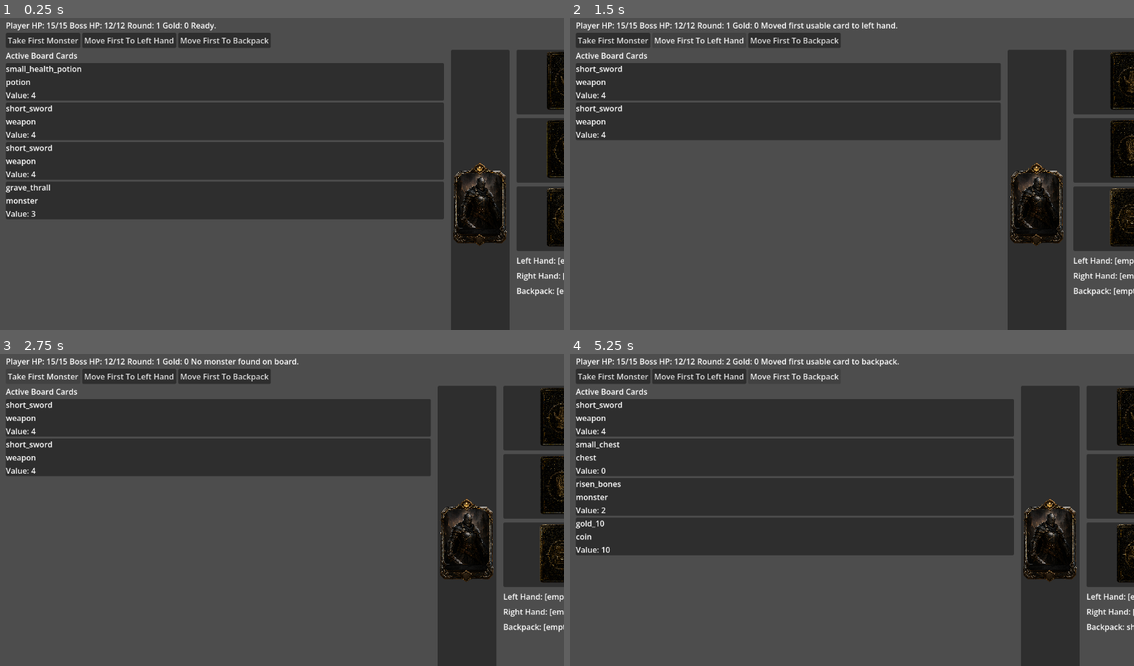
Above: before the commit, frames 1-4 (two rows, left to right).
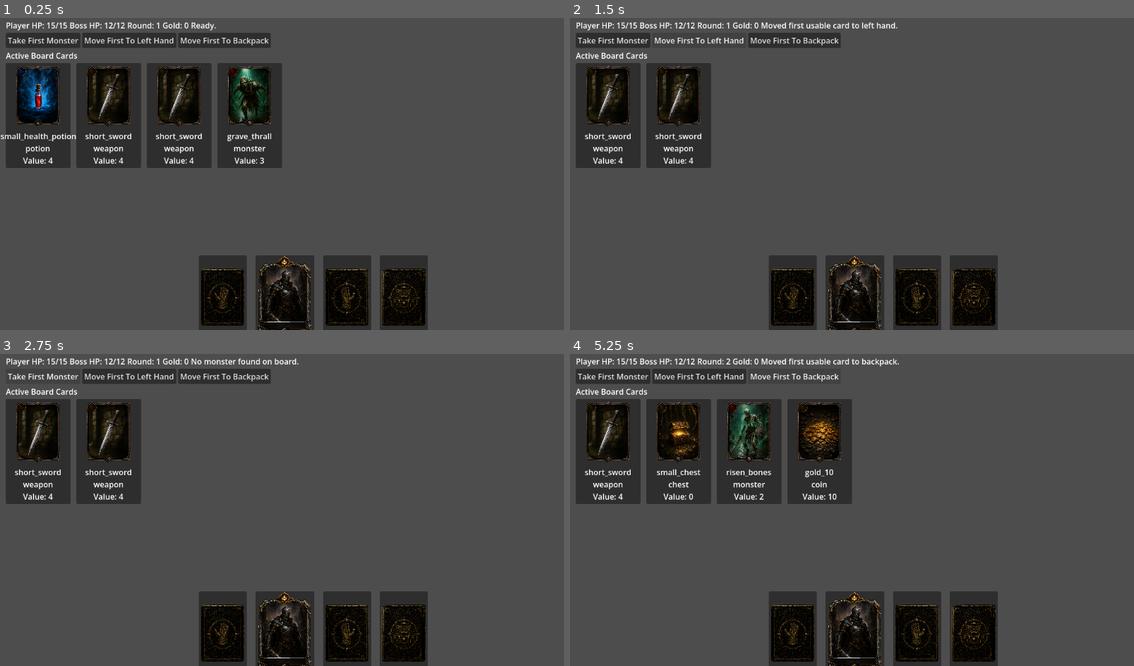
Above: after the commit, the same moments.

Repository: adamdyess81/TheSeventhShard
Game: Godot game, scene res://combat/combat_scene.tscn
Same seed, same stepped clock (60 frames per second), same inputs: the game is played once before the commit and once after it. The project has no main scene, so this scene is started directly.
Inputs:
- Up to frame 1 (0.25 s): no input
- Up to frame 2 (1.5 s): click "Take First Monster" at 0.5 s; click "Move First To Left Hand" at 1.25 s
- Up to frame 3 (2.75 s): click "Take First Monster" at 2 s
- Up to frame 4 (5.25 s): click "Move First To Left Hand" at 2.75 s; click "Take First Monster" at 3.5 s; click "Move First To Left Hand" at 4.25 s; click "Move First To Backpack" at 5 s

The runs differ from the first frame. In frame 1, 52% of the frame differs, in the area x 0-100%, y 10-100%; in frame 2, 42%; in frame 3, 42%; in frame 4, 52%.

Commit message:
Rework combat board layout and apply card art

Diff:
--- a/cards/CardView.gd
+++ b/cards/CardView.gd
@@ -1,21 +1,31 @@
 extends PanelContainer
+
+const CARD_ART_PATHS := {
+	"crypt_hound": "res://art/cards/Crypt Hound.png",
+	"grave_thrall": "res://art/cards/Grave Thrall.png",
+	"large_health_potion": "res://art/cards/Large Healing Potion.png",
+	"gold_10": "res://art/cards/Coins.png",
+	"risen_bones": "res://art/cards/Risen Bones.png",
+	"sepulcher_guard": "res://art/cards/Sepulcher Guard.png",
+	"short_sword": "res://art/cards/Short Sword.png",
+	"small_chest": "res://art/cards/Small Chest.png",
+	"small_health_potion": "res://art/cards/Small Healing Potion.png",
+	"small_shield": "res://art/cards/Small Shield.png"
+}
 
 var card_data
 var board_index: int = -1
 
+@onready var art_rect: TextureRect = %ArtRect
 @onready var name_label: Label = %NameLabel
 @onready var family_label: Label = %FamilyLabel
 @onready var value_label: Label = %ValueLabel
 
 func setup(card, index: int) -> void:
- print("card view setup called")
- print(name_label)
- print(family_label)
- print(value_label)
-
  card_data = card
  board_index = index
 
+ _apply_card_art()
 
  if card_data is CardRuntimeState:
   name_label.text = card_data.card_id
@@ -40,6 +50,27 @@
  return data
 
 
+func _apply_card_art() -> void:
+ var card_id := _get_card_id()
+ var art_path = CARD_ART_PATHS.get(card_id, "")
+
+ if art_path == "":
+  art_rect.texture = null
+  return
+
+ art_rect.texture = load(art_path)
+
+
+func _get_card_id() -> String:
+ if card_data is CardRuntimeState:
+  return String(card_data.card_id)
+
+ if card_data is Dictionary:
+  return String(card_data.get("id", ""))
+
+ return ""
+
+
 func _get_card_family() -> String:
  if card_data is CardRuntimeState:
   return String(card_data.get_family())
--- a/cards/card_view.tscn
+++ b/cards/card_view.tscn
@@ -3,25 +3,43 @@
 [ext_resource type="Script" uid="uid://cn7khforim32f" path="res://cards/CardView.gd" id="1_cuaw8"]
 
 [node name="CardView" type="PanelContainer" unique_id=1506696375]
+custom_minimum_size = Vector2(132, 184)
 script = ExtResource("1_cuaw8")
 
 [node name="MarginContainer" type="MarginContainer" parent="." unique_id=1670681243]
 layout_mode = 2
+theme_override_constants/margin_left = 4
+theme_override_constants/margin_top = 4
+theme_override_constants/margin_right = 4
+theme_override_constants/margin_bottom = 4
 
 [node name="VBoxContainer" type="VBoxContainer" parent="MarginContainer" unique_id=70068369]
 layout_mode = 2
+theme_override_constants/separation = 2
+
+[node name="ArtRect" type="TextureRect" parent="MarginContainer/VBoxContainer" unique_id=615004321]
+unique_name_in_owner = true
+layout_mode = 2
+custom_minimum_size = Vector2(124, 132)
+mouse_filter = 2
+expand_mode = 1
+stretch_mode = 5
 
 [node name="NameLabel" type="Label" parent="MarginContainer/VBoxContainer" unique_id=824783742]
 unique_name_in_owner = true
 layout_mode = 2
 text = "Name"
+horizontal_alignment = 1
+autowrap_mode = 2
 
 [node name="FamilyLabel" type="Label" parent="MarginContainer/VBoxContainer" unique_id=39695140]
 unique_name_in_owner = true
 layout_mode = 2
 text = "Family"
+horizontal_alignment = 1
 
 [node name="ValueLabel" type="Label" parent="MarginContainer/VBoxContainer" unique_id=288223113]
 unique_name_in_owner = true
 layout_mode = 2
 text = "Value"
+horizontal_alignment = 1
--- a/combat/combat_scene.gd
+++ b/combat/combat_scene.gd
@@ -14,9 +14,9 @@
 
 @onready var board_card_list = $RootLayout/PlayArea/BoardSection/BoardCardList
 
-@onready var left_hand_label = $RootLayout/PlayArea/EquipmentSection/LeftHandLabel
-@onready var right_hand_label = $RootLayout/PlayArea/EquipmentSection/RightHandLabel
-@onready var backpack_label = $RootLayout/PlayArea/EquipmentSection/BackpackLabel
+@onready var left_hand_label = $RootLayout/PlayArea/LabelRow/LeftHandLabel
+@onready var right_hand_label = $RootLayout/PlayArea/LabelRow/RightHandLabel
+@onready var backpack_label = $RootLayout/PlayArea/LabelRow/BackpackLabel
 @onready var take_first_monster_button = $RootLayout/ButtonBar/TakeFirstMonsterButton
 @onready var move_first_to_left_hand_button = $RootLayout/ButtonBar/MoveFirstToLeftHandButton
 @onready var move_first_to_backpack_button = $RootLayout/ButtonBar/MoveFirstToBackpackButton
--- a/combat/combat_scene.tscn
+++ b/combat/combat_scene.tscn
@@ -65,34 +65,55 @@
 layout_mode = 2
 text = "Move First To Backpack"
 
-[node name="PlayArea" type="HBoxContainer" parent="RootLayout" unique_id=194280336]
+[node name="PlayArea" type="VBoxContainer" parent="RootLayout" unique_id=194280336]
 layout_mode = 2
 size_flags_vertical = 3
 theme_override_constants/separation = 14
 
 [node name="BoardSection" type="VBoxContainer" parent="RootLayout/PlayArea" unique_id=1821397121]
 layout_mode = 2
-size_flags_horizontal = 3
 size_flags_vertical = 3
 
 [node name="BoardTitle" type="Label" parent="RootLayout/PlayArea/BoardSection" unique_id=401729791]
 layout_mode = 2
 text = "Active Board Cards"
 
-[node name="BoardCardList" type="VBoxContainer" parent="RootLayout/PlayArea/BoardSection" unique_id=1796195183]
+[node name="BoardCardList" type="GridContainer" parent="RootLayout/PlayArea/BoardSection" unique_id=1796195183]
 layout_mode = 2
-size_flags_horizontal = 3
 size_flags_vertical = 3
+columns = 4
+theme_override_constants/h_separation = 12
+theme_override_constants/v_separation = 12
 
-[node name="PlayerAvatarDropZone" type="PanelContainer" parent="RootLayout/PlayArea" unique_id=1411459182]
+[node name="DropZoneRow" type="HBoxContainer" parent="RootLayout/PlayArea" unique_id=1061202853]
+layout_mode = 2
+alignment = 1
+theme_override_constants/separation = 18
+
+[node name="LeftHandDropZone" type="PanelContainer" parent="RootLayout/PlayArea/DropZoneRow" unique_id=462332348]
+layout_mode = 2
+custom_minimum_size = Vector2(98, 132)
+script = ExtResource("2_a5s3s")
+drop_target = "left_hand"
+combat_scene_path = NodePath("../../../..")
+
+[node name="PlacementTexture" type="TextureRect" parent="RootLayout/PlayArea/DropZoneRow/LeftHandDropZone" unique_id=1195069394]
+layout_mode = 2
+custom_minimum_size = Vector2(98, 132)
+mouse_filter = 2
+texture = ExtResource("4_8wbxd")
+expand_mode = 1
+stretch_mode = 5
+
+[node name="PlayerAvatarDropZone" type="PanelContainer" parent="RootLayout/PlayArea/DropZoneRow" unique_id=1411459182]
 layout_mode = 2
 custom_minimum_size = Vector2(120, 176)
 script = ExtResource("2_a5s3s")
 drop_target = "player_avatar"
-combat_scene_path = NodePath("../../..")
+combat_scene_path = NodePath("../../../..")
 allowed_families = PackedStringArray("monster")
 
-[node name="AvatarTexture" type="TextureRect" parent="RootLayout/PlayArea/PlayerAvatarDropZone" unique_id=1326504604]
+[node name="AvatarTexture" type="TextureRect" parent="RootLayout/PlayArea/DropZoneRow/PlayerAvatarDropZone" unique_id=1326504604]
 layout_mode = 2
 custom_minimum_size = Vector2(120, 176)
 mouse_filter = 2
@@ -100,33 +121,14 @@
 expand_mode = 1
 stretch_mode = 5
 
-[node name="EquipmentSection" type="VBoxContainer" parent="RootLayout/PlayArea" unique_id=586308777]
-layout_mode = 2
-theme_override_constants/separation = 8
-
-[node name="LeftHandDropZone" type="PanelContainer" parent="RootLayout/PlayArea/EquipmentSection" unique_id=462332348]
-layout_mode = 2
-custom_minimum_size = Vector2(98, 132)
-script = ExtResource("2_a5s3s")
-drop_target = "left_hand"
-combat_scene_path = NodePath("../../../..")
-
-[node name="PlacementTexture" type="TextureRect" parent="RootLayout/PlayArea/EquipmentSection/LeftHandDropZone" unique_id=1195069394]
-layout_mode = 2
-custom_minimum_size = Vector2(98, 132)
-mouse_filter = 2
-texture = ExtResource("4_8wbxd")
-expand_mode = 1
-stretch_mode = 5
-
-[node name="RightHandDropZone" type="PanelContainer" parent="RootLayout/PlayArea/EquipmentSection" unique_id=1720654289]
+[node name="RightHandDropZone" type="PanelContainer" parent="RootLayout/PlayArea/DropZoneRow" unique_id=1720654289]
 layout_mode = 2
 custom_minimum_size = Vector2(98, 132)
 script = ExtResource("2_a5s3s")
 drop_target = "right_hand"
 combat_scene_path = NodePath("../../../..")
 
-[node name="PlacementTexture" type="TextureRect" parent="RootLayout/PlayArea/EquipmentSection/RightHandDropZone" unique_id=962472168]
+[node name="PlacementTexture" type="TextureRect" parent="RootLayout/PlayArea/DropZoneRow/RightHandDropZone" unique_id=962472168]
 layout_mode = 2
 custom_minimum_size = Vector2(98, 132)
 mouse_filter = 2
@@ -134,14 +136,14 @@
 expand_mode = 1
 stretch_mode = 5
 
-[node name="BackpackDropZone" type="PanelContainer" parent="RootLayout/PlayArea/EquipmentSection" unique_id=1831735766]
+[node name="BackpackDropZone" type="PanelContainer" parent="RootLayout/PlayArea/DropZoneRow" unique_id=1831735766]
 layout_mode = 2
 custom_minimum_size = Vector2(98, 132)
 script = ExtResource("2_a5s3s")
 drop_target = "backpack"
 combat_scene_path = NodePath("../../../..")
 
-[node name="PlacementTexture" type="TextureRect" parent="RootLayout/PlayArea/EquipmentSection/BackpackDropZone" unique_id=1243900246]
+[node name="PlacementTexture" type="TextureRect" parent="RootLayout/PlayArea/DropZoneRow/BackpackDropZone" unique_id=1243900246]
 layout_mode = 2
 custom_minimum_size = Vector2(98, 132)
 mouse_filter = 2
@@ -149,14 +151,31 @@
 expand_mode = 1
 stretch_mode = 5
 
-[node name="LeftHandLabel" type="Label" parent="RootLayout/PlayArea/EquipmentSection" unique_id=410085116]
+[node name="LabelRow" type="HBoxContainer" parent="RootLayout/PlayArea" unique_id=967501462]
 layout_mode = 2
+alignment = 1
+theme_override_constants/separation = 18
+
+[node name="LeftHandLabel" type="Label" parent="RootLayout/PlayArea/LabelRow" unique_id=410085116]
+layout_mode = 2
+custom_minimum_size = Vector2(98, 0)
 text = "Left Hand: [empty]"
+horizontal_alignment = 1
 
-[node name="RightHandLabel" type="Label" parent="RootLayout/PlayArea/EquipmentSection" unique_id=1986592454]
+[node name="PlayerLabel" type="Label" parent="RootLayout/PlayArea/LabelRow" unique_id=436620657]
 layout_mode = 2
+custom_minimum_size = Vector2(120, 0)
+text = "Player"
+horizontal_alignment = 1
+
+[node name="RightHandLabel" type="Label" parent="RootLayout/PlayArea/LabelRow" unique_id=1986592454]
+layout_mode = 2
+custom_minimum_size = Vector2(98, 0)
 text = "Right Hand: [empty]"
+horizontal_alignment = 1
 
-[node name="BackpackLabel" type="Label" parent="RootLayout/PlayArea/EquipmentSection" unique_id=1126222258]
+[node name="BackpackLabel" type="Label" parent="RootLayout/PlayArea/LabelRow" unique_id=1126222258]
 layout_mode = 2
+custom_minimum_size = Vector2(98, 0)
 text = "Backpack: [empty]"
+horizontal_alignment = 1
